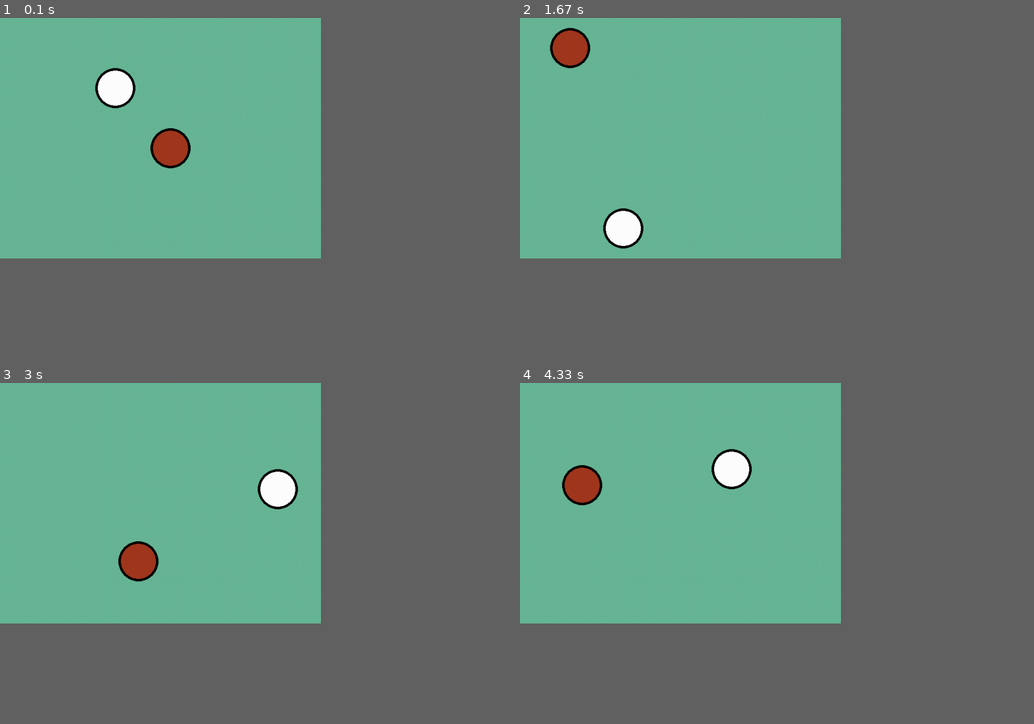
Above: before the commit, frames 1-4 (two rows, left to right).
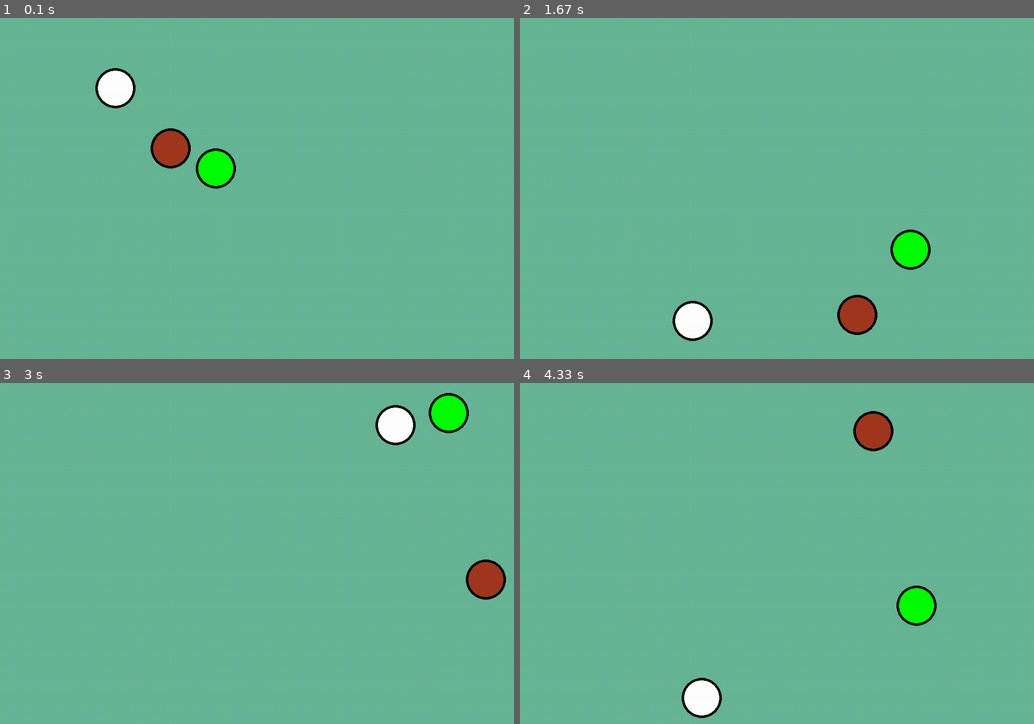
Above: after the commit, the same moments.

Repository: infProgram/inf371_spring2022-Pieces-Ho
Game: pygame game, started from pygameTutorials/classWithDrawing.py
The game is run twice, just before and just after one commit, with the same random seed, the same clock (stepped at 60 frames per second) and the same inputs.
Inputs:
- Up to frame 1 (0.1 s): no input
- Up to frame 2 (1.67 s): no input
- Up to frame 3 (3 s): no input
- Up to frame 4 (4.33 s): no input
The window is 562x421 before the commit and 900x597 after it. Grey fills any space a smaller window leaves; there, only what the larger window draws over its background counts as a difference.

The runs differ from the first frame. In frame 1, 0.8% of the frame differs, in the area x 18-46%, y 14-51%; in frame 2, 3.7%; in frame 3, 3.7%; in frame 4, 3.7%, in the area x 8-82%, y 8-99%.

Commit message:
change the screen size and add third ball by class

Diff:
--- a/pygameTutorials/classWithDrawing.py
+++ b/pygameTutorials/classWithDrawing.py
@@ -2,6 +2,7 @@
 pygame.init()
 # Realising that when I finish the ballExtend.py, actually I finish this task code.
 # So I move these code to here, and modify the ballExtend.py which should be easy and without class
+# Addition: Try to add more balls in screen.
 
 class OneBall:
   def __init__(self,speedX,speedY,x,y,colour) -> None:
@@ -32,18 +33,19 @@
         print("Collide.")
         self.ballSpeedX = - self.ballSpeedX
         self.ballSpeedY = - self.ballSpeedY
-        self.x = self.x + self.ballSpeedX * 10  #when collide,they back in 10 times speed
-        self.y = self.y + self.ballSpeedY * 10
+        self.x = self.x + self.ballSpeedX * 8  #when collide,they back in 10 times speed
+        self.y = self.y + self.ballSpeedY * 8
 
 
 
-size = width, height = 640, 480
+size = width, height = 1024, 680
 backgroundColor = (104,183,150)
 screen = pygame.display.set_mode(size)
 pygame.display.set_caption('Ball Game') #  主窗口标题（Title）
 
 ball001 = OneBall(2,2,320,240,(162,56,31))
 ball002 = OneBall(3,4,200,100,(255,255,255))
+ball003 = OneBall(-2,-3,450,330,(0,255,0))
 isRunning = True
 while isRunning:
   for event in pygame.event.get():
@@ -52,10 +54,20 @@
 
   ball001.draw()
   ball002.draw()
+  ball003.draw()
+
   ball001.move()
   ball002.move()
+  ball003.move()
+
   ball002.collide(ball001)
   ball001.collide(ball002)
 
+  ball003.collide(ball001)
+  ball001.collide(ball003)
+
+  ball003.collide(ball002)
+  ball002.collide(ball003)
+
   time.sleep(0.009)
   pygame.display.flip()  # 刷新整个界面显示  # pygame.display.update(_) 刷新指定部分显示
